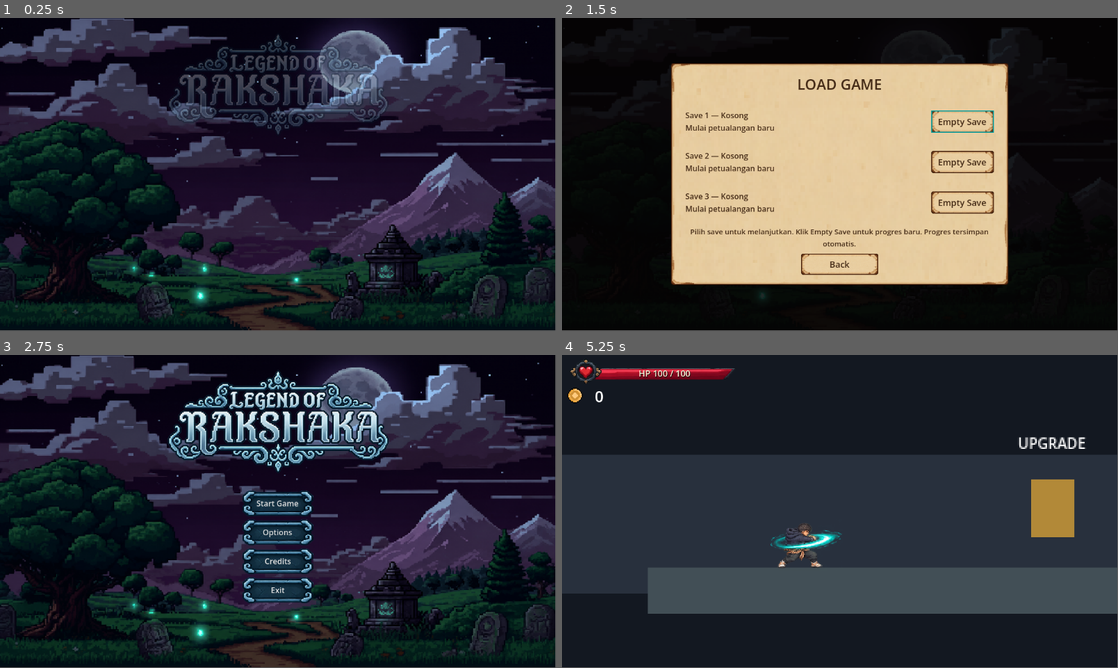
Above: before the commit, frames 1-4 (two rows, left to right).
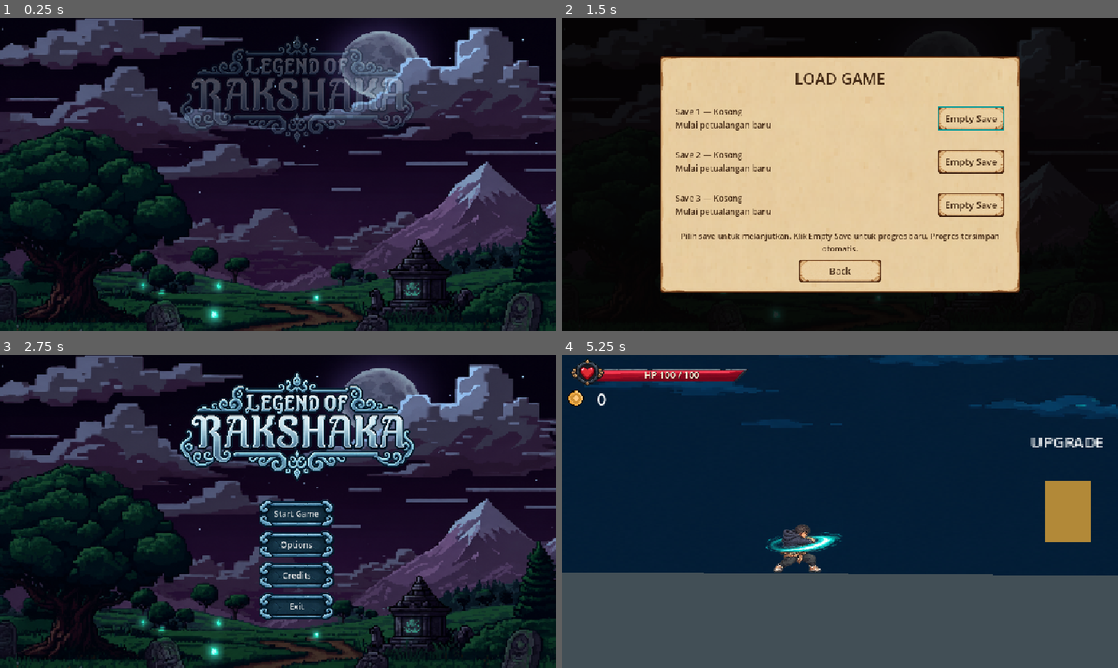
Above: after the commit, the same moments.

Repository: AldoraNevin/Legend-of-Rakshaka
Game: Godot game, scene res://addons/maaacks_menus_template/examples/scenes/menus/main_menu/main_menu_with_animations.tscn
Two runs of this game, one before a commit and one after it. Both use one fixed random seed, a clock stepped at 60 frames per second and the inputs below. Sound files missing from this copy of the repository are replaced by a short silence.
Inputs (mouse positions are in pixels of both pictures, inside the frame that each line leads up to):
- Up to frame 1 (0.25 s): no input
- Up to frame 2 (1.5 s): tap Enter (ui_accept) at 0.5, 0.77, 1.07 s; move the mouse to (962, 158) at 0.52 s; hold Right (ui_right) 0.53-1.25 s; hold E (ui_interact) 0.53-1.25 s; tap Z (ui_dash) at 0.6 s; click (962, 158) at 0.67 s; click "Start Game" at 1.25 s
- Up to frame 3 (2.75 s): click "Back" at 2 s
- Up to frame 4 (5.25 s): click "Start Game" at 2.75 s; click "Empty Save" at 3.5 s; drag from (728, 527) to (862, 539) at 4.27 s; move the mouse to (895, 442) at 5.02 s; hold Right (ui_right) from 5.03 s (still down); hold X (ui_sword) from 5.03 s (still down); click (895, 442) at 5.17 s
In our replay, the window is 799x449 before the commit and 800x450 after it. These sizes can differ from the game's own. Grey fills any space a smaller window leaves; there, only what the larger window draws over its background counts as a difference.

The runs differ from the first frame. In frame 1, 42% of the frame differs, in the area x 0-100%, y 0-100%; in frame 2, 13%; in frame 3, 47%; in frame 4, 61%.
Error in both runs: Invalid call. Nonexistent function 'focus_first' in base 'Control'. (res://addons/maaacks_menus_template/base/nodes/menus/main_menu/main_menu.gd:90)

Commit message:
cuman bg lobby sama tutorial, asset belum

Diff:
--- a/Levels/lobby.tscn
+++ b/Levels/lobby.tscn
@@ -1,17 +1,21 @@
 [gd_scene format=3 uid="uid://d613o3c166fb"]
 
-[ext_resource type="PackedScene" path="res://Scenes/UI/pause_menu.tscn" id="99_pause"]
 [ext_resource type="PackedScene" uid="uid://bli0sigk1xqeq" path="res://Scenes/Player/player.tscn" id="1_player"]
+[ext_resource type="Texture2D" uid="uid://djtfkxh2qha8n" path="res://Assets/Legend of Rakshaka/UI HUD/pantai layer1.png" id="2_46ad4"]
 [ext_resource type="Script" uid="uid://wwj4ntoc2k04" path="res://Script/Lobby/lobby.gd" id="2_lobby"]
-[ext_resource type="AudioStream" path="res://Assets/Legend of Rakshaka/BGM/Lobby Theme.ogg" id="lobby_music"]
 [ext_resource type="Script" uid="uid://d3r73cq02in48" path="res://Script/Lobby/lobby_interactable.gd" id="3_interact"]
 [ext_resource type="Script" uid="uid://d3k0ahlsbgywk" path="res://Script/Control/camera.gd" id="4_camera"]
 [ext_resource type="Script" uid="uid://hgi6toxkfov2" path="res://Script/UI/gui.gd" id="5_gui"]
 [ext_resource type="Texture2D" uid="uid://lvfoclcmqxkg" path="res://Assets/metroid_asset_1_2/Sprites/UI/HeartSpriteSheet.png" id="6_heart"]
 [ext_resource type="Texture2D" uid="uid://u5rns0nhucsr" path="res://Assets/metroid_asset_1_2/Sprites/Interactables/coin.png" id="7_coin"]
+[ext_resource type="PackedScene" path="res://Scenes/UI/pause_menu.tscn" id="99_pause"]
+[ext_resource type="AudioStream" uid="uid://brqgvb5f5l5yn" path="res://Assets/Legend of Rakshaka/BGM/Lobby Theme.ogg" id="lobby_music"]
+
+[sub_resource type="AtlasTexture" id="AtlasTexture_46ad4"]
+atlas = ExtResource("2_46ad4")
 
 [sub_resource type="RectangleShape2D" id="RectangleShape2D_floor"]
-size = Vector2(900, 32)
+size = Vector2(970, 34)
 
 [sub_resource type="RectangleShape2D" id="RectangleShape2D_interact"]
 size = Vector2(72, 110)
@@ -41,32 +45,34 @@
 [node name="Lobby" type="Node2D" unique_id=1666772771]
 script = ExtResource("2_lobby")
 
-[node name="LobbyMusic" type="AudioStreamPlayer" parent="."]
+[node name="BackgroundImage" type="Sprite2D" parent="." unique_id=471049769]
+position = Vector2(-5.4836273e-06, -2.9802322e-06)
+scale = Vector2(1.4444444, 1.0864197)
+texture = SubResource("AtlasTexture_46ad4")
+
+[node name="LobbyMusic" type="AudioStreamPlayer" parent="." unique_id=1607828449]
 process_mode = 3
 stream = ExtResource("lobby_music")
 bus = &"Music"
 
 [node name="Background" type="Polygon2D" parent="." unique_id=1175512521]
+visible = false
 color = Color(0.075, 0.095, 0.13, 1)
 polygon = PackedVector2Array(-520, -220, 520, -220, 520, 220, -520, 220)
-
-[node name="BackWall" type="Polygon2D" parent="." unique_id=148860373]
-position = Vector2(0, 86)
-color = Color(0.16, 0.19, 0.24, 1)
-polygon = PackedVector2Array(-520, -48, 520, -48, 520, 48, -520, 48)
 
 [node name="Floor" type="StaticBody2D" parent="." unique_id=1494266535]
 collision_layer = 2
 collision_mask = 0
 
 [node name="FloorShape" type="CollisionShape2D" parent="Floor" unique_id=2125321164]
-position = Vector2(0, 132)
+position = Vector2(-35, 131)
 shape = SubResource("RectangleShape2D_floor")
 
 [node name="FloorVisual" type="Polygon2D" parent="Floor" unique_id=202309222]
-position = Vector2(0, 132)
+position = Vector2(0.13305664, 170.64706)
+scale = Vector2(0.99970436, 3.1470587)
 color = Color(0.26, 0.31, 0.34, 1)
-polygon = PackedVector2Array(-450, -16, 450, -16, 450, 16, -450, 16)
+polygon = PackedVector2Array(-520.28687, -18, 450, -16, 450, 16, -37.303955, 15.799103, -520.28687, 15.599998)
 
 [node name="Player" parent="." unique_id=2432108 instance=ExtResource("1_player")]
 position = Vector2(-344, 98)
@@ -74,7 +80,6 @@
 [node name="Camera2D" type="Camera2D" parent="." unique_id=145877302 node_paths=PackedStringArray("target")]
 zoom = Vector2(3, 3)
 process_callback = 0
-position_smoothing_enabled = false
 position_smoothing_speed = 6.0
 script = ExtResource("4_camera")
 target = NodePath("../Player")
@@ -344,4 +349,4 @@
 offset_bottom = 282.0
 text = "Tutup"
 
-[node name="PauseMenu" parent="." instance=ExtResource("99_pause")]
+[node name="PauseMenu" parent="." unique_id=1764094886 instance=ExtResource("99_pause")]
--- a/Scenes/Rooms/Stage/tutorial_room.tscn
+++ b/Scenes/Rooms/Stage/tutorial_room.tscn
@@ -1,12 +1,12 @@
 [gd_scene format=3 uid="uid://re6b3x81w2qw"]
 
+[ext_resource type="Texture2D" uid="uid://djtfkxh2qha8n" path="res://Assets/Legend of Rakshaka/UI HUD/pantai layer1.png" id="2_opdsn"]
 [ext_resource type="Texture2D" uid="uid://dscnbqvk1e1ke" path="res://Assets/Legend of Rakshaka/UI HUD/bestiary icons.png" id="book"]
+[ext_resource type="Script" uid="uid://c62w713j5j0ig" path="res://Script/Stage/tutorial_dialogue_line.gd" id="dialogue_line"]
 [ext_resource type="FontFile" uid="uid://q8r42pd8vbfm" path="res://Assets/Legend of Rakshaka/silkscreen/slkscr.ttf" id="font"]
 [ext_resource type="Script" uid="uid://kabvrfkj0pbl" path="res://Script/Stage/coastal_atmosphere.gd" id="sea"]
 [ext_resource type="Texture2D" uid="uid://tsfbhlmdyj7u" path="res://Assets/Legend of Rakshaka/NPC/Semar/Semar.png" id="semar"]
 [ext_resource type="Script" uid="uid://ckxghnp4ghgdw" path="res://Script/Stage/tutorial_room.gd" id="tutorial"]
-
-[ext_resource type="Script" path="res://Script/Stage/tutorial_dialogue_line.gd" id="dialogue_line"]
 
 [sub_resource type="RectangleShape2D" id="floor"]
 size = Vector2(832, 24)
@@ -158,34 +158,35 @@
 [node name="TutorialRoom" type="Node2D" unique_id=768969811]
 script = ExtResource("tutorial")
 
-[node name="DialoguePages" type="Node" parent="."]
-
-[node name="Introduction" type="Node" parent="DialoguePages"]
-
-[node name="Greeting" type="Node" parent="DialoguePages/Introduction"]
+[node name="DialoguePages" type="Node" parent="." unique_id=1755890951]
+
+[node name="Introduction" type="Node" parent="DialoguePages" unique_id=697611239]
+
+[node name="Greeting" type="Node" parent="DialoguePages/Introduction" unique_id=2055195949]
 script = ExtResource("dialogue_line")
 text = "Selamat datang, Rakshaka! Aku Semar. Mari berlatih sebelum melanjutkan perjalanan."
 
-[node name="Movement" type="Node" parent="DialoguePages/Introduction"]
+[node name="Movement" type="Node" parent="DialoguePages/Introduction" unique_id=1006473520]
 script = ExtResource("dialogue_line")
 text = "Gunakan {ui_left} dan {ui_right} untuk bergerak. Tekan {ui_accept} untuk melompat; tekan lagi di udara untuk lompatan kedua."
 
-[node name="Combat" type="Node" parent="DialoguePages/Introduction"]
+[node name="Combat" type="Node" parent="DialoguePages/Introduction" unique_id=1062391793]
 script = ExtResource("dialogue_line")
 text = "Tekan {ui_sword} untuk menyerang dengan pedang. Tekan {ui_dash} untuk dash dan menghindari serangan."
 
-[node name="Practice" type="Node" parent="DialoguePages/Introduction"]
+[node name="Practice" type="Node" parent="DialoguePages/Introduction" unique_id=1384124287]
 script = ExtResource("dialogue_line")
 text = "Sekarang kalahkan Aul latihan. Setelah menang, kembali dan bicara denganku untuk melapor sebelum masuk gate."
 
-[node name="Report" type="Node" parent="DialoguePages"]
+[node name="Report" type="Node" parent="DialoguePages" unique_id=187070329]
 script = ExtResource("dialogue_line")
 text = "Bagus, Rakshaka! Kamu sudah mengalahkan Aul dan menyelesaikan latihan. Gate telah siap. Lanjutkan perjalananmu ke Room 1!"
 
-[node name="Backdrop" type="Polygon2D" parent="." unique_id=11547515]
+[node name="Backdrop" type="Sprite2D" parent="." unique_id=307822527]
 z_index = -10
-color = Color(0.018, 0.055, 0.075, 1)
-polygon = PackedVector2Array(0, 0, 832, 0, 832, 384, 0, 384)
+position = Vector2(419, 290)
+scale = Vector2(1.1638889, 1)
+texture = ExtResource("2_opdsn")
 
 [node name="Floor" type="StaticBody2D" parent="." unique_id=583773744]
 collision_layer = 2
@@ -315,13 +316,14 @@
 offset_top = 22.0
 offset_right = -30.0
 offset_bottom = 75.0
+grow_horizontal = 2
 theme_override_fonts/font = ExtResource("font")
 theme_override_font_sizes/font_size = 18
 text = "Bicara dengan Semar (E)."
 horizontal_alignment = 2
 autowrap_mode = 2
 
-[node name="Dialogue" type="PanelContainer" parent="TutorialUI"]
+[node name="Dialogue" type="PanelContainer" parent="TutorialUI" unique_id=340233765]
 texture_filter = 1
 offset_left = 40.0
 offset_top = 100.0
@@ -329,31 +331,32 @@
 offset_bottom = 300.0
 theme = SubResource("tutorial_theme")
 
-[node name="Margin" type="MarginContainer" parent="TutorialUI/Dialogue"]
+[node name="Margin" type="MarginContainer" parent="TutorialUI/Dialogue" unique_id=1230527863]
 layout_mode = 2
 theme_override_constants/margin_left = 22
 theme_override_constants/margin_top = 16
 theme_override_constants/margin_right = 22
 theme_override_constants/margin_bottom = 16
 
-[node name="Content" type="VBoxContainer" parent="TutorialUI/Dialogue/Margin"]
+[node name="Content" type="VBoxContainer" parent="TutorialUI/Dialogue/Margin" unique_id=715645630]
 layout_mode = 2
 theme_override_constants/separation = 12
 
-[node name="Speaker" type="Label" parent="TutorialUI/Dialogue/Margin/Content"]
+[node name="Speaker" type="Label" parent="TutorialUI/Dialogue/Margin/Content" unique_id=1148712133]
 layout_mode = 2
 text = "Semar"
 
-[node name="Body" type="Label" parent="TutorialUI/Dialogue/Margin/Content"]
+[node name="Body" type="Label" parent="TutorialUI/Dialogue/Margin/Content" unique_id=1883385875]
 custom_minimum_size = Vector2(0, 90)
 layout_mode = 2
 text = "Selamat datang, Rakshaka!"
 autowrap_mode = 2
 
-[node name="Next" type="Button" parent="TutorialUI/Dialogue/Margin/Content"]
+[node name="Next" type="Button" parent="TutorialUI/Dialogue/Margin/Content" unique_id=2011643750]
 layout_mode = 2
 size_flags_horizontal = 8
 focus_mode = 0
 text = "Lanjut"
+
 [node name="PlayerSpawn" type="Marker2D" parent="." unique_id=1336981937]
 position = Vector2(64, 350)
--- /dev/null
+++ b/Scenes/UI/mobile_controls.tscn
@@ -0,0 +1,126 @@
+[gd_scene format=3]
+[ext_resource type="Script" path="res://Script/UI/mobile_controls.gd" id="script"]
+[sub_resource type="CircleShape2D" id="TouchShape"]
+radius = 48.0
+[node name="MobileControls" type="CanvasLayer"]
+script = ExtResource("script")
+[node name="Buttons" type="Node2D" parent="."]
+
+[node name="Left" type="TouchScreenButton" parent="Buttons"]
+shape = SubResource("TouchShape")
+action = "ui_left"
+[node name="Face" type="Polygon2D" parent="Buttons/Left"]
+polygon = PackedVector2Array(-34, -44, 34, -44, 44, -34, 44, 34, 34, 44, -34, 44, -44, 34, -44, -34)
+color = Color(0.12, 0.17, 0.22, 0.75)
+[node name="Label" type="Label" parent="Buttons/Left"]
+offset_left = -44.0
+offset_top = -44.0
+offset_right = 44.0
+offset_bottom = 44.0
+mouse_filter = 2
+text = "<"
+horizontal_alignment = 1
+vertical_alignment = 1
+theme_override_font_sizes/font_size = 17
+
+[node name="Right" type="TouchScreenButton" parent="Buttons"]
+shape = SubResource("TouchShape")
+action = "ui_right"
+[node name="Face" type="Polygon2D" parent="Buttons/Right"]
+polygon = PackedVector2Array(-34, -44, 34, -44, 44, -34, 44, 34, 34, 44, -34, 44, -44, 34, -44, -34)
+color = Color(0.12, 0.17, 0.22, 0.75)
+[node name="Label" type="Label" parent="Buttons/Right"]
+offset_left = -44.0
+offset_top = -44.0
+offset_right = 44.0
+offset_bottom = 44.0
+mouse_filter = 2
+text = ">"
+horizontal_alignment = 1
+vertical_alignment = 1
+theme_override_font_sizes/font_size = 17
+
+[node name="Jump" type="TouchScreenButton" parent="Buttons"]
+shape = SubResource("TouchShape")
+action = "ui_accept"
+[node name="Face" type="Polygon2D" parent="Buttons/Jump"]
+polygon = PackedVector2Array(-34, -44, 34, -44, 44, -34, 44, 34, 34, 44, -34, 44, -44, 34, -44, -34)
+color = Color(0.12, 0.17, 0.22, 0.75)
+[node name="Label" type="Label" parent="Buttons/Jump"]
+offset_left = -44.0
+offset_top = -44.0
+offset_right = 44.0
+offset_bottom = 44.0
+mouse_filter = 2
+text = "LOMPAT"
+horizontal_alignment = 1
+vertical_alignment = 1
+theme_override_font_sizes/font_size = 17
+
+[node name="Attack" type="TouchScreenButton" parent="Buttons"]
+shape = SubResource("TouchShape")
+action = "ui_sword"
+[node name="Face" type="Polygon2D" parent="Buttons/Attack"]
+polygon = PackedVector2Array(-34, -44, 34, -44, 44, -34, 44, 34, 34, 44, -34, 44, -44, 34, -44, -34)
+color = Color(0.12, 0.17, 0.22, 0.75)
+[node name="Label" type="Label" parent="Buttons/Attack"]
+offset_left = -44.0
+offset_top = -44.0
+offset_right = 44.0
+offset_bottom = 44.0
+mouse_filter = 2
+text = "SERANG"
+horizontal_alignment = 1
+vertical_alignment = 1
+theme_override_font_sizes/font_size = 17
+
+[node name="Dash" type="TouchScreenButton" parent="Buttons"]
+shape = SubResource("TouchShape")
+action = "ui_dash"
+[node name="Face" type="Polygon2D" parent="Buttons/Dash"]
+polygon = PackedVector2Array(-34, -44, 34, -44, 44, -34, 44, 34, 34, 44, -34, 44, -44, 34, -44, -34)
+color = Color(0.12, 0.17, 0.22, 0.75)
+[node name="Label" type="Label" parent="Buttons/Dash"]
+offset_left = -44.0
+offset_top = -44.0
+offset_right = 44.0
+offset_bottom = 44.0
+mouse_filter = 2
+text = "DASH"
+horizontal_alignment = 1
+vertical_alignment = 1
+theme_override_font_sizes/font_size = 17
+
+[node name="Interact" type="TouchScreenButton" parent="Buttons"]
+shape = SubResource("TouchShape")
+action = "ui_interact"
+[node name="Face" type="Polygon2D" parent="Buttons/Interact"]
+polygon = PackedVector2Array(-34, -44, 34, -44, 44, -34, 44, 34, 34, 44, -34, 44, -44, 34, -44, -34)
+color = Color(0.12, 0.17, 0.22, 0.75)
+[node name="Label" type="Label" parent="Buttons/Interact"]
+offset_left = -44.0
+offset_top = -44.0
+offset_right = 44.0
+offset_bottom = 44.0
+mouse_filter = 2
+text = "AKSI"
+horizontal_alignment = 1
+vertical_alignment = 1
+theme_override_font_sizes/font_size = 17
+
+[node name="Pause" type="TouchScreenButton" parent="Buttons"]
+shape = SubResource("TouchShape")
+action = "ui_cancel"
+[node name="Face" type="Polygon2D" parent="Buttons/Pause"]
+polygon = PackedVector2Array(-34, -44, 34, -44, 44, -34, 44, 34, 34, 44, -34, 44, -44, 34, -44, -34)
+color = Color(0.12, 0.17, 0.22, 0.75)
+[node name="Label" type="Label" parent="Buttons/Pause"]
+offset_left = -44.0
+offset_top = -44.0
+offset_right = 44.0
+offset_bottom = 44.0
+mouse_filter = 2
+text = "II"
+horizontal_alignment = 1
+vertical_alignment = 1
+theme_override_font_sizes/font_size = 17
--- a/Script/Lobby/lobby.gd
+++ b/Script/Lobby/lobby.gd
@@ -2,6 +2,7 @@
 
 const LEVEL_1_SCENE := "res://Levels/stage_graph_template.tscn"
 
+var travel_pending := false
 var current_interactable = null
 var bestiary_catalog: Control
 
@@ -94,6 +95,9 @@
 
 
 func travel_to_scene(scene_path: String) -> void:
+	if travel_pending:
+		return
+	travel_pending = true
 	if scene_path.is_empty():
 		scene_path = LEVEL_1_SCENE
 
@@ -104,6 +108,19 @@
 	if not is_inside_tree():
 		return
 
+	if OS.has_feature("android") or "--android-scene-loading" in OS.get_cmdline_user_args():
+		# Avoid background resource-loading stalls on Android. Keep the lobby
+		# available until the scene has loaded so failures can be reported.
+		open_message_panel("Memuat stage", "Mohon tunggu...")
+		await get_tree().process_frame
+		await get_tree().process_frame
+		if not is_inside_tree():
+			return
+		var error := get_tree().change_scene_to_file(scene_path)
+		if error != OK:
+			travel_pending = false
+			open_message_panel("Stage gagal dimuat", "Kode error: %s. Coba kembali melalui portal." % error_string(error))
+		return
 	if has_node("/root/SceneLoader"):
 		get_node("/root/SceneLoader").call("load_scene", scene_path)
 	else:
--- a/Script/UI/gui.gd
+++ b/Script/UI/gui.gd
@@ -10,6 +10,7 @@
 	add_child(health_hud)
 	$coin_sprite.position = Vector2(27, 86)
 	$coin_number.position = Vector2(55, 63)
+	add_child(preload("res://Scenes/UI/mobile_controls.tscn").instantiate())
 	refresh()
 
 func _process(_delta: float) -> void:
--- /dev/null
+++ b/Script/UI/mobile_controls.gd
@@ -0,0 +1,46 @@
+extends CanvasLayer
+## --touch-controls enables desktop preview without changing keyboard controls.
+var buttons: Array[TouchScreenButton] = []
+var enabled := false
+
+func _ready() -> void:
+	process_mode = Node.PROCESS_MODE_ALWAYS
+	layer = 5
+	enabled = DisplayServer.is_touchscreen_available() or OS.has_feature("android") or "--touch-controls" in OS.get_cmdline_user_args()
+	for child in $Buttons.get_children():
+		if child is TouchScreenButton:
+			buttons.append(child)
+	get_viewport().size_changed.connect(_layout)
+	_layout()
+	_update_visibility()
+
+func _process(_delta: float) -> void:
+	_update_visibility()
+
+func _update_visibility() -> void:
+	var show_controls := enabled and not get_tree().paused
+	if $Buttons.visible and not show_controls:
+		_release_actions()
+	$Buttons.visible = show_controls
+
+func _layout() -> void:
+	var size := get_viewport().get_visible_rect().size
+	$Buttons/Left.position = Vector2(80, size.y - 90)
+	$Buttons/Right.position = Vector2(200, size.y - 90)
+	$Buttons/Jump.position = size - Vector2(80, 90)
+	$Buttons/Attack.position = size - Vector2(200, 90)
+	$Buttons/Dash.position = size - Vector2(80, 215)
+	$Buttons/Interact.position = size - Vector2(200, 215)
+	$Buttons/Pause.position = Vector2(size.x - 65, 65)
+
+func _release_actions() -> void:
+	for button in buttons:
+		if button.is_pressed():
+			Input.action_release(button.action)
+
+func _notification(what: int) -> void:
+	if what == NOTIFICATION_APPLICATION_FOCUS_OUT or what == NOTIFICATION_APPLICATION_PAUSED:
+		_release_actions()
+
+func _exit_tree() -> void:
+	_release_actions()
--- /dev/null
+++ b/Tests/test_mobile_controls.gd
@@ -0,0 +1,34 @@
+extends SceneTree
+func _initialize() -> void:
+	call_deferred("run_test")
+func touch(index: int, position: Vector2, pressed: bool) -> void:
+	var event := InputEventScreenTouch.new()
+	event.index = index
+	event.position = position
+	event.pressed = pressed
+	root.push_input(event, true)
+func run_test() -> void:
+	ProjectSettings.set_setting("input_devices/pointing/emulate_touch_from_mouse", true)
+	var controls = load("res://Scenes/UI/mobile_controls.tscn").instantiate()
+	root.add_child(controls)
+	controls.enabled = true
+	controls._update_visibility()
+	await process_frame
+	touch(0, controls.get_node("Buttons/Left").position, true)
+	touch(1, controls.get_node("Buttons/Attack").position, true)
+	assert(Input.is_action_pressed("ui_left"))
+	assert(Input.is_action_pressed("ui_sword"))
+	touch(0, controls.get_node("Buttons/Left").position, false)
+	assert(not Input.is_action_pressed("ui_left"))
+	assert(Input.is_action_pressed("ui_sword"))
+	paused = true
+	controls._update_visibility()
+	assert(not Input.is_action_pressed("ui_sword"))
+	assert(not controls.get_node("Buttons").visible)
+	paused = false
+	controls._update_visibility()
+	assert(controls.get_node("Buttons").visible)
+	controls.queue_free()
+	await process_frame
+	print("MOBILE CONTROLS TEST: passed")
+	quit()
--- /dev/null
+++ b/Tests/test_tutorial_loading.gd
@@ -0,0 +1,16 @@
+extends SceneTree
+func _initialize() -> void:
+	call_deferred("run_test")
+func run_test() -> void:
+	root.get_node("CheckpointManager").enabled = false
+	change_scene_to_file("res://Levels/lobby.tscn")
+	await scene_changed
+	current_scene.travel_to_scene("res://Levels/stage_graph_template.tscn")
+	for i in range(300):
+		await create_timer(0.1).timeout
+		if current_scene != null and current_scene.scene_file_path == "res://Levels/stage_graph_template.tscn":
+			print("TUTORIAL LOAD: passed")
+			quit()
+			return
+	push_error("Tutorial loading timed out")
+	quit(1)
--- a/project.godot
+++ b/project.godot
@@ -26,6 +26,12 @@
 SceneLoader="*uid://cbwmrnp0af35y"
 ProjectMusicController="*uid://r5t485lr3p7t"
 ProjectUISoundController="*uid://cc37235kj4384"
+
+[display]
+
+window/size/viewport_width=1080
+window/size/viewport_height=608
+window/stretch/mode="canvas_items"
 
 [editor_plugins]
 
@@ -78,3 +84,6 @@
 
 textures/canvas_textures/default_texture_filter=0
 rendering_device/driver.windows="d3d12"
+renderer/rendering_method="gl_compatibility"
+renderer/rendering_method.mobile="gl_compatibility"
+textures/vram_compression/import_etc2_astc=true
Binary file added: Assets/Legend of Rakshaka/UI HUD/pantai layer1.png
Not shown, added: Assets/Legend of Rakshaka/UI HUD/pantai layer1.png.import
Not shown: 1 places in Scenes/Rooms/Stage/Coastal/Templates/left_grotto.tres that only renumber resources
Not shown: 1 places in Scenes/Rooms/Stage/Coastal/Templates/pearl_hall.tres that only renumber resources
Not shown: 1 places in Scenes/Rooms/Stage/Coastal/Templates/reef_tower.tres that only renumber resources
Not shown: 1 places in Scenes/Rooms/Stage/Coastal/Templates/right_grotto.tres that only renumber resources
Not shown: 1 places in Scenes/Rooms/Stage/Coastal/Templates/ruined_gallery.tres that only renumber resources
Not shown: 1 places in Scenes/Rooms/Stage/Coastal/Templates/shrine.tres that only renumber resources
Not shown: 1 places in Scenes/Rooms/Stage/Coastal/Templates/tidal_hall.tres that only renumber resources
Not shown: 1 places in Scenes/Rooms/Stage/Coastal/Templates/wave_gallery.tres that only renumber resources
Not shown, added: Script/UI/mobile_controls.gd.uid
Not shown, added: Tests/test_mobile_controls.gd.uid
(and 2 more such lines)
